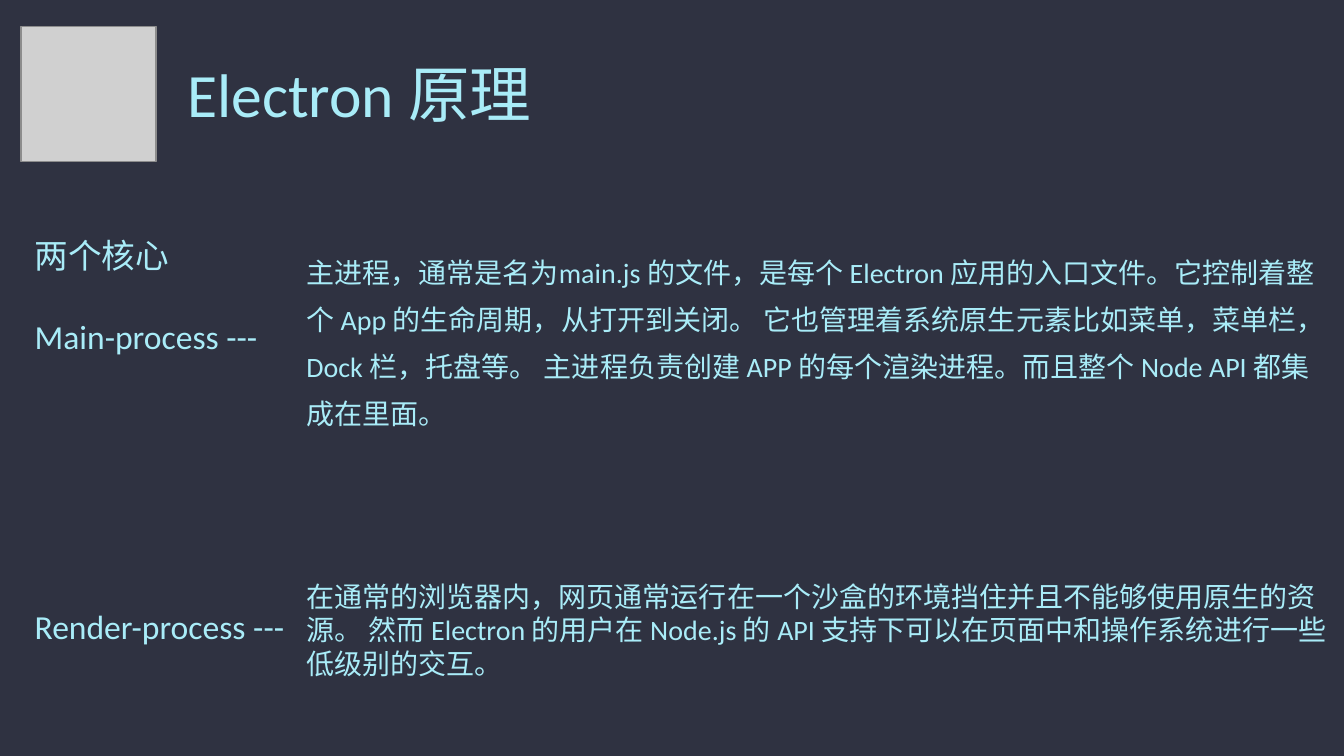
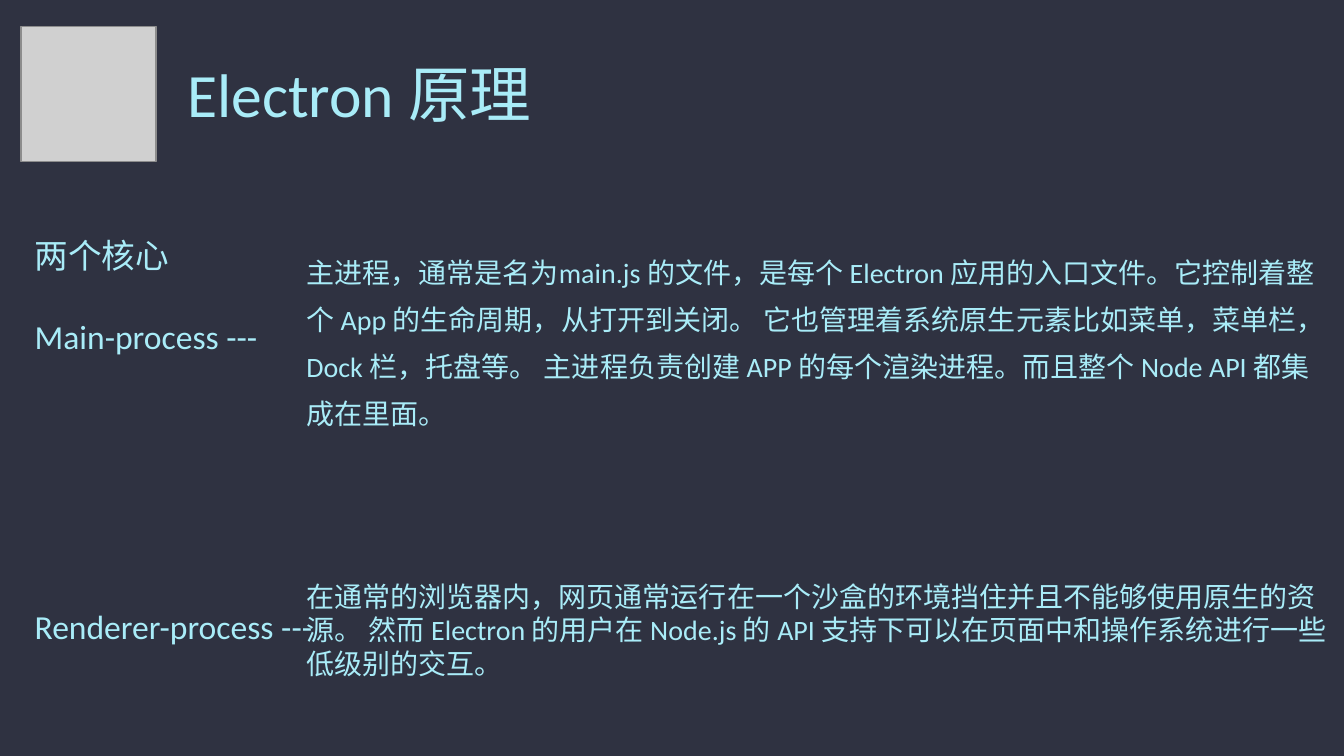
Before and after one commit to admiral20/electron-quick-start, a slide deck: slide 6 of ppt/electron.pptx (slide 10 before the commit). Drawn at 1344x756 pixels with LibreOffice and Linux fonts; fonts in the diff are those of the drawing; grey boxes stand for pictures. Boxes give left, top, right and bottom in pixels: in the first picture for what was removed or moved away, otherwise in the second. Text is boxed around its words. In the diff, an @@ line names an element or a change of style, - is before the commit and + after.

```diff
--- a/ppt/electron.pptx
+++ b/ppt/electron.pptx
@@ text at (x1=35, y1=615, x2=274, y2=645): text changed @@
-Render-process ---
+Renderer-process ---
```
Also in this commit, not shown: 4 other slides changed, 1 slide added, 5 other files.
